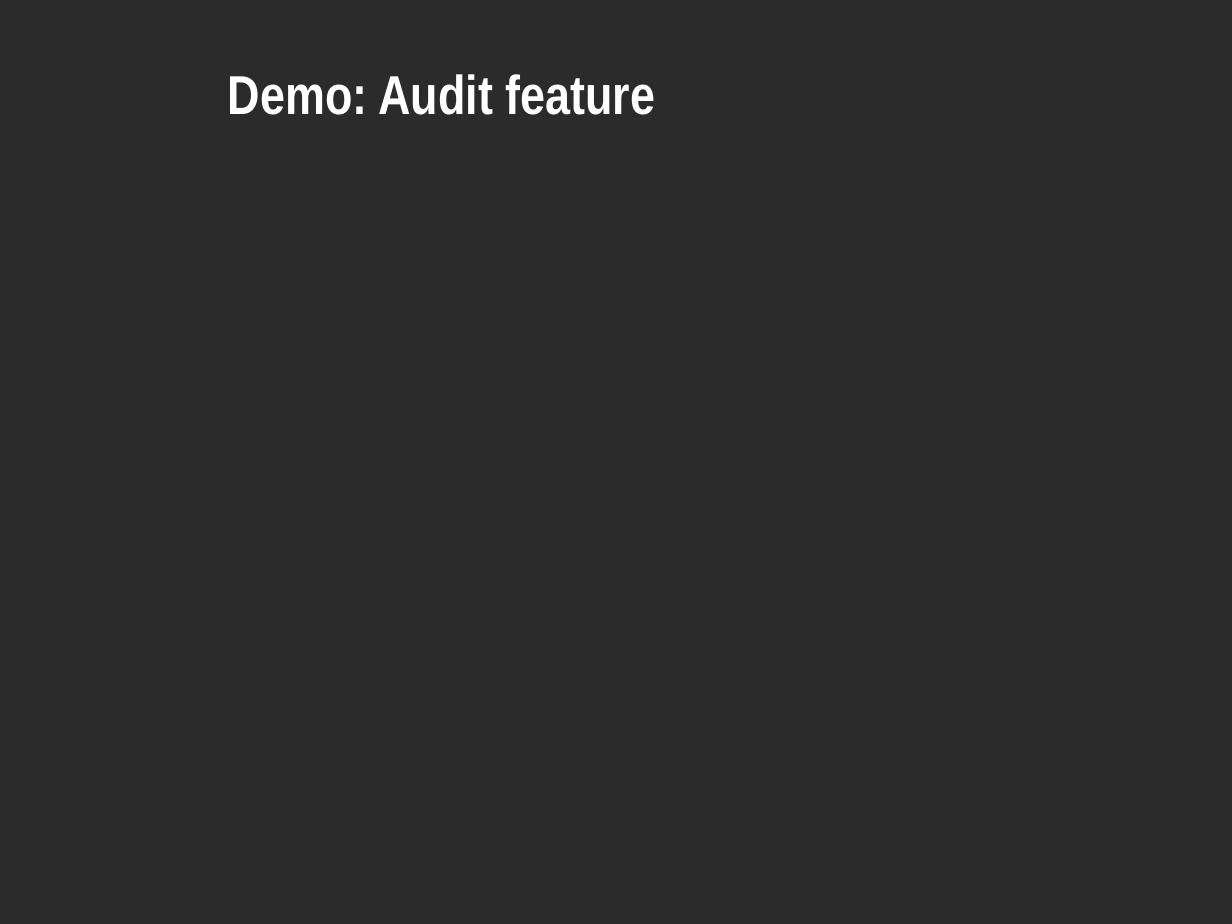
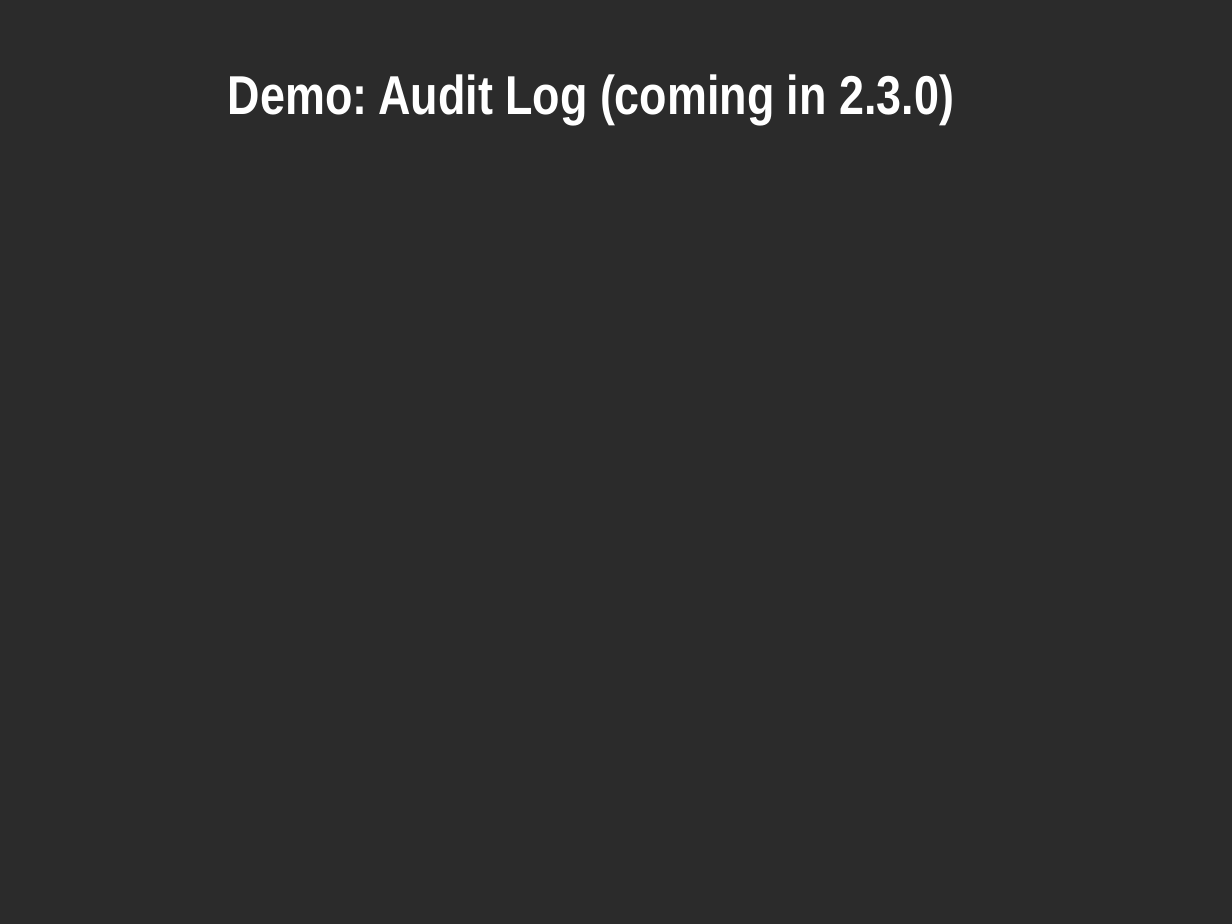
Before and after one commit to NCIP/caarray-docs, a slide deck: slide 13 of project_management/open_meetings/caArray User Community Meeting 2009.06.03.ppt (slide 9 before the commit). Drawn at 1232x924 pixels with LibreOffice and Linux fonts; fonts in the diff are those of the drawing; background and template pictures are left out; a plain dark background stands for a picture behind light text. Boxes give left, top, right and bottom in pixels: in the first picture for what was removed or moved away, otherwise in the second. Text is boxed around its words. In the diff, an @@ line names an element or a change of style, - is before the commit and + after.

```diff
--- a/project_management/open_meetings/caArray User Community Meeting 2009.06.03.ppt
+++ b/project_management/open_meetings/caArray User Community Meeting 2009.06.03.ppt
@@ title at (x1=228, y1=74, x2=954, y2=124): text changed @@
-Demo: Audit feature
+Demo: Audit Log (coming in 2.3.0)
```
Also in this commit, not shown: 8 other slides changed, 4 slides added.
